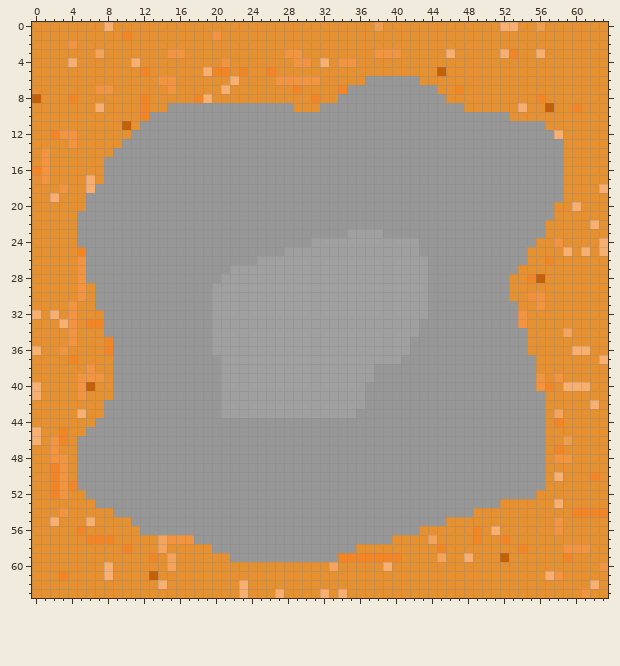
Pixel-art sprite, stored at big war - the origin of the war/img/ground_5.png. Above: the version before the commit.
The file is 64x64 pixels. Colours within 5 levels of each other are drawn and written as one.
Once edited:
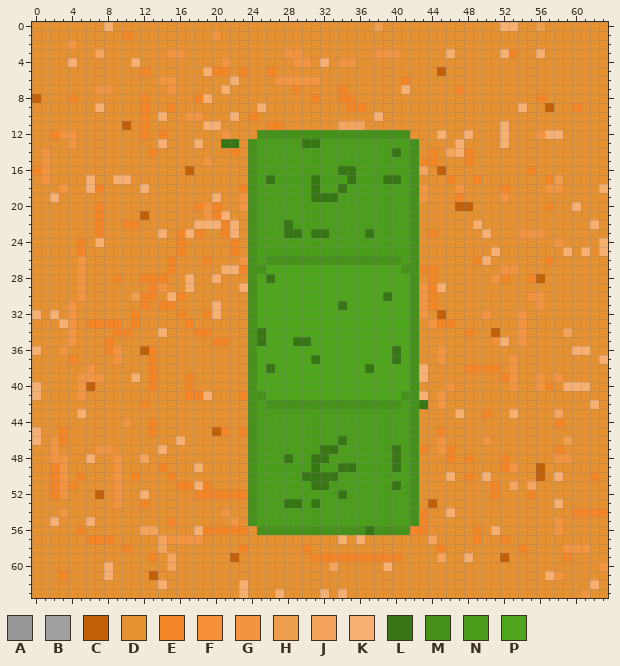
Palette (. is transparent): A #979797  B #a0a0a0  C #c3610b  D #e59131  E #f28526  F #f39039  G #f39440  H #ed9f4e  J #f5a45d  K #f7b072  L #387615  M #45911a  N #4b9d1c  P #4fa61d
Changes in this commit:
Changed rows in their new state; - is an unchanged pixel.
first column x 5:
 6 --------------------------------DDDDED----------------
 7 ------------------------------DDDDDDKDDD--------------
 8 -----------------------------EEDDDDDDDDDD-------------
 9 ----------EDDDDDDDDDKDDD---DDDEEDDDDDDDDDDD-----------
10 --------DKDDGGDDDKDEDDDDDDDDDDDDDKDDDDDDDDDDDDDD------
11 -------EDDDDDDKKDDDDDEEDDDDDDJJJDDDDDDDDDDDDDDDKDDDD--
12 ------DEDEDDDDDDGDDDMMMMMMMMMMMMMMMMMDDDKDDKDDDKDDDGK-
13 -----DDDDKDDDKDDLLDMNNNNNLLNNNNNNNNNNMDDDDKDDDDKDDDDDD
14 ----DDDDEDDDDDDDDEDMNNNNNNNNNNNNNNNLNMDEDJKEDDDDDDDDDD
15 ---DDDDDDDDDDDGDDDDMNNNNNNNNNNNNNNNNNMEEDDDEDDDDDDDDDD
16 ---DDDDDDDDDCDDDDDDMNNNNNNNNNLLNNNNNNMJDCDDDDDDDDDEDDD
17 ---DKKDDDDDDDDDDDDDMNLNNNNLNNNLNNNLLNMDDDEDDEDDDDDDDEH
18 --EDDDDKDDDDDDDDDDEMNNNNNNLNNLNNNNNNNMGDDDGDDDDEDDDDGG
19 -DDDDDDDDDDDDDDKDDGMNNNNNNLLLNNNNNNNNMGDDDEDDDDGDDDDDD
20 -DEDDDDDDDDDDEGEDDGMNNNNNNNNNNNNNNNNNMDDDDCCDDDDDDDDE-
21 DDEDDDDCDDDDDDGEKDDMNNNNNNNNNNNNNNNNNMDDDDDDDDDDDDDDD-
22 DDEDDEEDDDDDDKKKEKDMNNNLNNNNNNNNNNNNNMDDDDDDKDDDDDDD--
23 DDEDDDDDDKDEKEDDEKDMNNNLLNLLNNNNLNNNNMDEDDDDDKDDDGGG--
24 EDKDDDDDDDDEDDDDDEDMNNNNNNNNNNNNNNNNNMDDDDDDDDDDDDD---
25 -DDDDDDDDDDEDDDDDEDMNNNNNNNNNNNNNNNNNMDDDDDDDDKDDD----
26 -DDDDDDDDDEDDDEDDDGMNMMMMMMMMMMMMMMMNMDDDDDDEKDDDD----
27 -DDDDDDDDDEDDDDDKKEMMPPPPPPPPPPPPPPPMMEEDDDDDDDGG-----
28 -DDDEDDEEEDDKDDKDDDMPLPPPPPPPPPPPPPPPMDEDDDDDDGE------
29 --DDDDDDEGDDKDDDDDKMPPPPPPPPPPPPPPPPPMGEKDDDDDDD------
30 --DDDDHEEDKEDDDDDDDMPPPPPPPPPPPPPPLPPMGEDDDDDDDD------
31 --DDDDDEDEEDDDDKDDDMPPPPPPPPPLPPPPPPPMGEDDDDDDDDD-----
32 ---DDDEDDDDEDDEKDDDMPPPPPPPPPPPPPPPPPMGDCDDDDGDDD-----
33 ---EEDEDDDDDEDDDDDDMPPPPPPPPPPPPPPPPPMDGEEDDDDDDD-----
34 ---DEEDDDKDDDEEDDDDMLPPPPPPPPPPPPPPPPMDDDDDEDDCDDG----
35 ----DDDDDDDDDDDEEDDMLPPPLLPPPPPPPPPPPMDDDDDDDDFKDG----
36 ----GDDCEDDDDDDDDDDMPPPPPPPPPPPPPPPLPMDDGDDDDDDDDD----
37 ----GDDDEDDDDDDDDDDMPPPPPPLPPPPPPPPLPMDDGDDDDDDDGDD---
38 ----DDDDEDDDDDDDDDDMPLPPPPPPPPPPLPPPPMKDDDDEEEEDGDD---
39 ----DDKDEDDDEDDDDDDMPPPPPPPPPPPPPPPPPMKDDDDDDDDEGDD---
40 ----DDDDEDDDEDDDDDDMPPPPPPPPPPPPPPPPPMDDDGDDDDDDGDD---
41 ----DDDDDDDDEEKDDDEMMPPPPPPPPPPPPPPPMMKDGDDDDDDDDDDD--
42 ---DDDDEDDDDDDDDDDDMNMMMMMMMMMMMMMMMNMLDGDDDDDDDDDDD--
43 ---DDDDDDDDDDDDDDDDMNNNNNNNNNNNNNNNNNMDDDDKDDEDDKDDD--
44 --DDDGDDEDDDDDDDDDDMNNNNNNNNNNNNNNNNNMDDDDDDDDDDDDDD--
45 -DDDDDDDEDDDDDDCEDEMNNNNNNNNNNNNNNNNNMDDEDDDDDDDDDDD--
46 DDDDDDDDDDDKDDDDDDDMNNNNNNNNNLNNNNNNNMDDGDDDDGDDDDDD--
47 DDGGDDDDDKDDDDDDDDDMNNNNNNNLLNNNNNNLNMEDGEDDDDDDDDDD--
48 DKDDGDDJDDDDDDDDDDDMNNNLNNLLNNNNNNNLNMDDDEDEDDDEDDDD--
49 DDDDGDDDDEDDDKDDDDDMNNNNNNLNNLLNNNNLNMDDDDDDDDDEGDDC--
50 EDDDGDEDDDEDDDDDDDDMNNNNNLLLLNNNNNNNNMDDDKDEDKDDDDDC--
51 DDDDGDDDDDDEEKEDDDDMNNNNNNLLNNNNNNNLNMDDDDDDDDEDJDJD--
52 -DCDGDDKDDDDDEEEEEEMNNNNNNNNNLNNNNNNNMDDDDDDDDEDDDE---
53 --DDGDDEDDDDDDDDDDDMNNNLLNLNNNNNNNNNNMDCDDDDDDD-------
54 ----DDDDDDDDDDDDGDDMNNNNNNNNNNNNNNNNNMEDDKDD----------
55 ------DDDDEDDDDDDGDMNNNNNNNNNNNNNNNNNMEDD-------------
56 -------JJDDDDKEEEEEDMMMMMMMMMMMMLMMMMEE---------------
57 -------------GDDDDDDDDDDDDDDDKDKDDD-------------------
58 ---------------DDDEDDDDDDEDDDDD-----------------------
59 -----------------CDDDDDDDDEEE-------------------------
